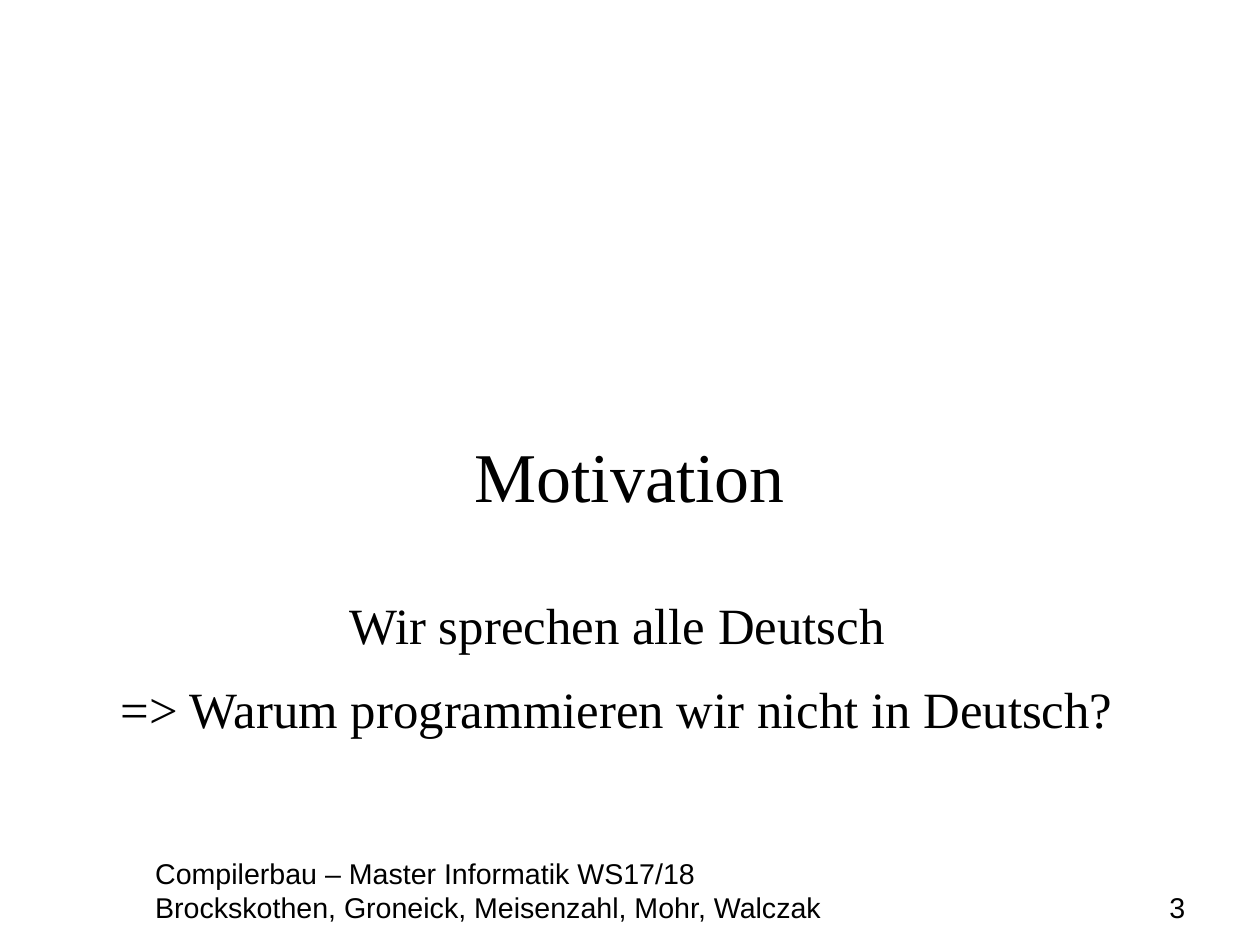
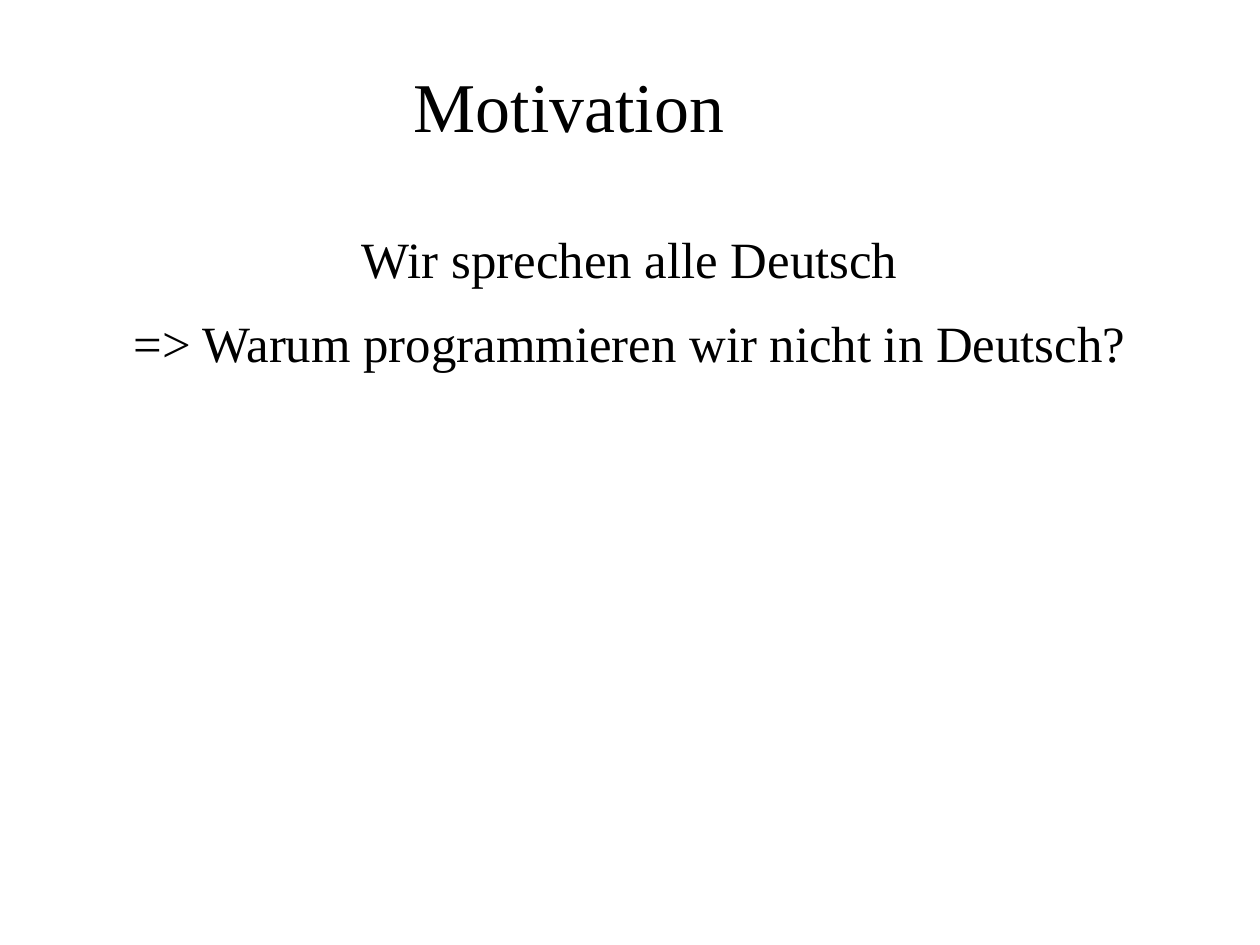
Before and after one commit to MasterInformatikHsBochum/Eine-deutsche-Praesentation, a slide deck: slide 3 of Präsentation.odp. Drawn at 1260x945 pixels with LibreOffice and Linux fonts; fonts in the diff are those of the drawing; background and template pictures are left out. Boxes give left, top, right and bottom in pixels: in the first picture for what was removed or moved away, otherwise in the second. Text is boxed around its words. In the diff, an @@ line names an element or a change of style, - is before the commit and + after.

```diff
--- a/Präsentation.odp
+++ b/Präsentation.odp
@@ title "Motivation" moved from (x1=475, y1=455, x2=785, y2=503) to (x1=414, y1=85, x2=724, y2=133) @@
@@ text "Wir sprechen alle Deutsch" moved from (x1=190, y1=608, x2=1112, y2=738) to (x1=203, y1=242, x2=1125, y2=372) @@
@@ text removed at (x1=155, y1=863, x2=1185, y2=922) @@
-Compilerbau – Master Informatik WS17/18
-Brockskothen, Groneick, Meisenzahl, Mohr, Walczak 3
```
Also in this commit, not shown: 11 other slides changed, 1 other file.
